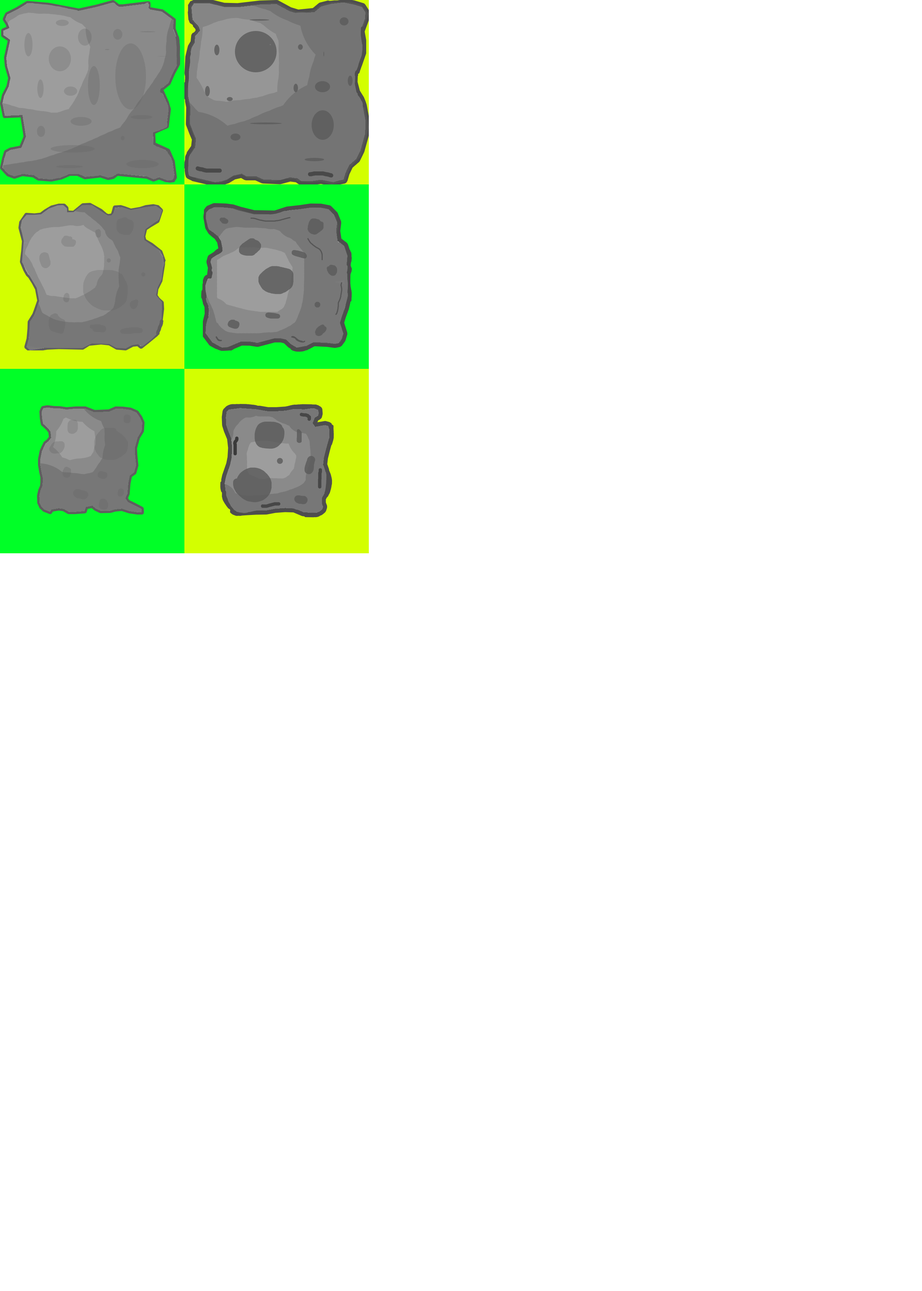
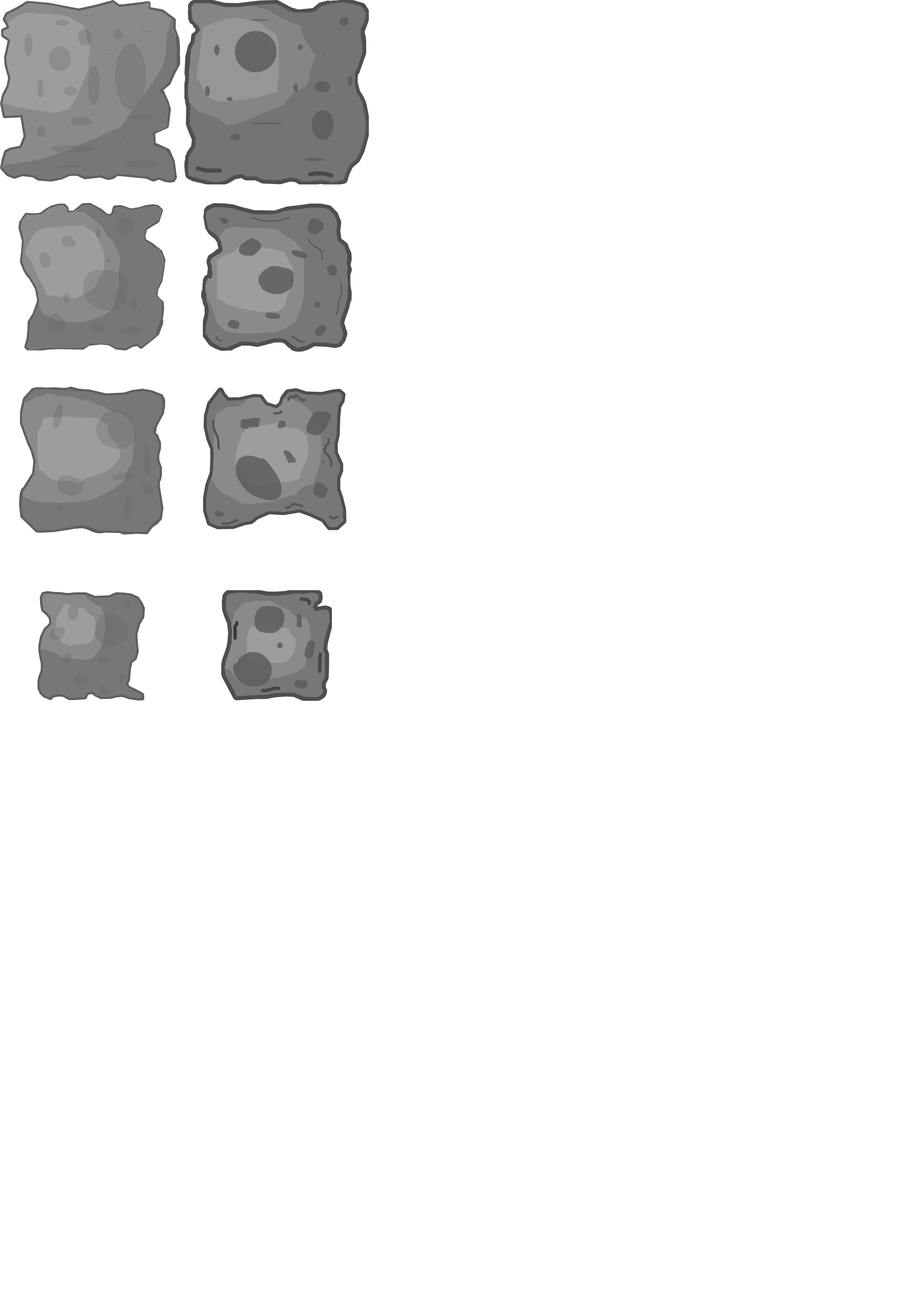
Layers edited between the first and the second 922 x 1291 image:
painted on "frame0_0.kra" over 0, 0, 308, 378
added layer "frame0_2.kra" above "frame0_3.kra" over 0, 360, 192, 554
renamed "frame0_2.kra" to "frame0_3.kra", painted on it over 0, 59, 167, 701
painted on "frame1_0.kra" over 160, 0, 369, 189
painted on "frame1_1.kra" over 163, 187, 369, 636
added layer "frame1_2.kra" above "frame1_3.kra" over 202, 386, 369, 553
renamed "frame1_2.kra" to "frame1_3.kra", painted on it over 32, 307, 369, 702
hid "BGLayer", painted on it over 0, 0, 369, 702
